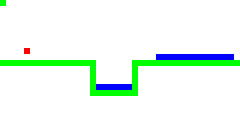
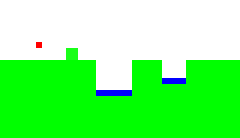
Revision of a layered 240 x 138 image; what changed, layer by layer:
showed "Level 3", painted on it over [0, 0, 240, 138]
painted on "Level 2" over [0, 0, 240, 138]
painted on "Level 1" over [0, 0, 240, 138]
